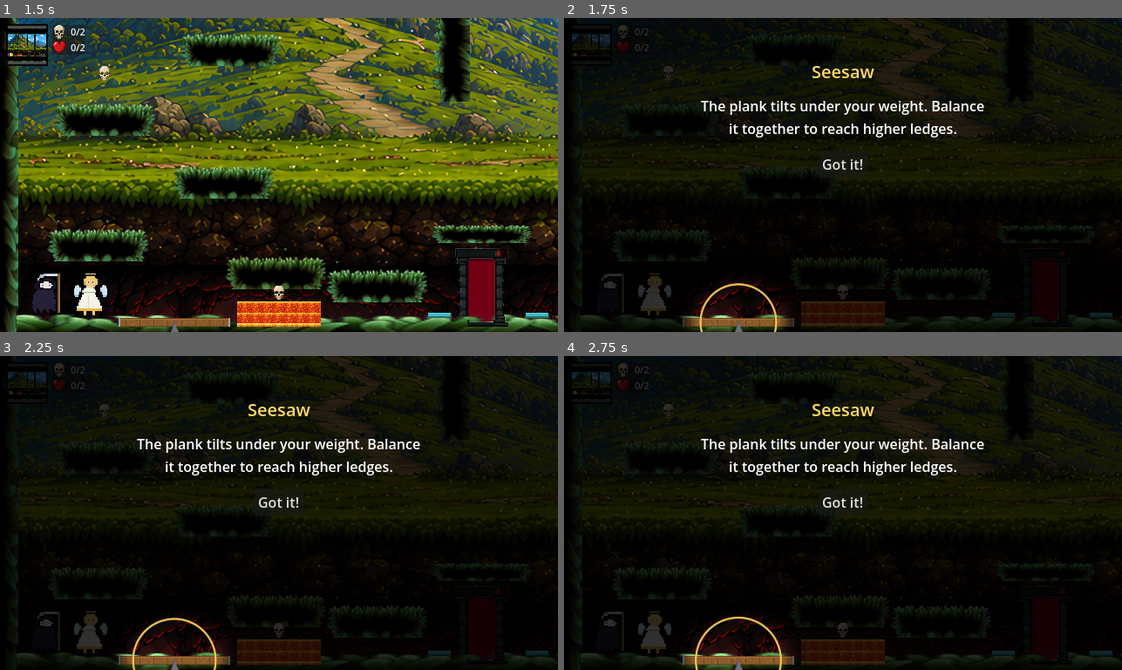
Above: before the commit, frames 1-4 (two rows, left to right).
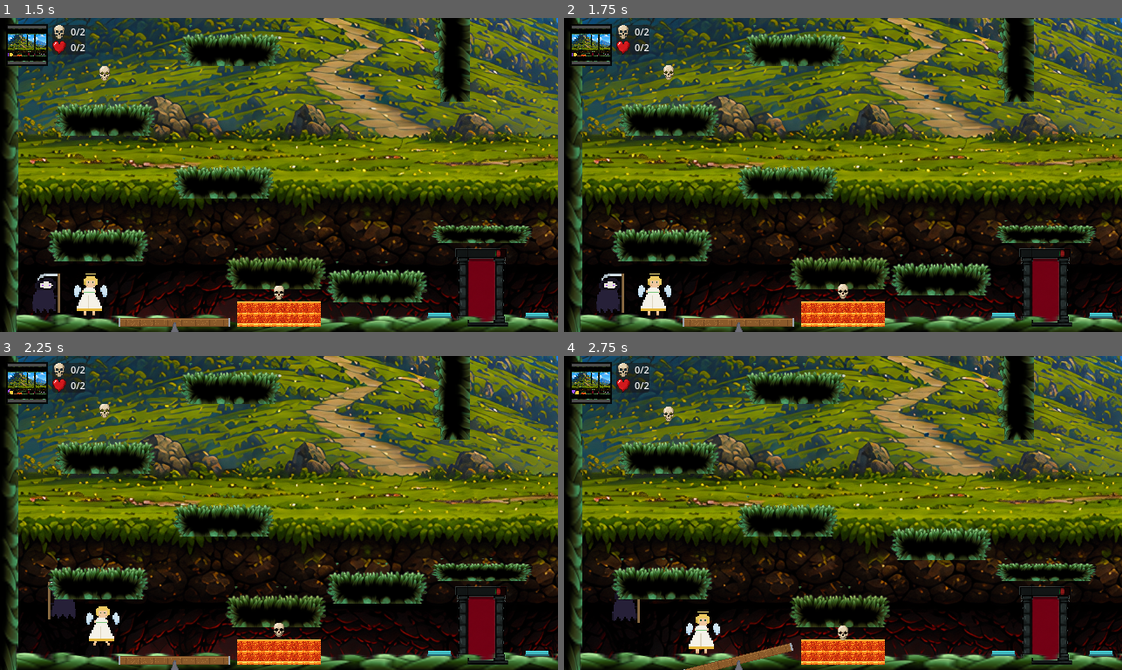
Above: after the commit, the same moments.

Repository: mionsek/life-death
Game: Godot game, scene res://scenes/ui/MainMenu.tscn
The game is run twice, just before and just after one commit, with the same random seed, the same clock (stepped at 60 frames per second) and the same inputs.
Inputs (mouse positions are in pixels of both pictures, inside the frame that each line leads up to):
- Up to frame 1 (1.5 s): click "Start Game" at 0.5 s; click "1" at 1.25 s
- Up to frame 2 (1.75 s): no input
- Up to frame 3 (2.25 s): tap Enter (ui_accept) at 2 s; move the mouse to (401, 497) at 2.02 s; hold Right (ui_right) from 2.03 s (still down); hold Shift from 2.03 s (still down); click (401, 497) at 2.17 s
- Up to frame 4 (2.75 s): keep holding Right (ui_right); keep holding Shift; tap Enter (ui_accept) at 2.27, 2.57 s

Frame 1 is identical in both runs. In frame 2, 68% of the frame differs, in the area x 0-100%, y 0-100%; in frame 3, 68%; in frame 4, 69%.

Commit message:
chore: disable obstacle tutorials for playtesting (023)
The live tutorial popups get in the way while testing, so TutorialManager
ships with enabled=false for now (TODO to flip back before public release).
Tutorial tests enable it in setup so the mechanism stays covered. Tests: 133.

Co-Authored-By: Claude Fable 5 <noreply@anthropic.com>

Diff:
--- a/game/scripts/systems/tutorial_manager.gd
+++ b/game/scripts/systems/tutorial_manager.gd
@@ -16,8 +16,10 @@
 # besides it being on screen — walking past matters, not seeing from afar.
 const PROXIMITY_RADIUS: float = 130.0
 
-# Toggle for tests / speedruns; popups are skipped entirely when false.
-var enabled: bool = true
+# Master toggle; popups are skipped entirely when false.
+# TEMP: disabled during playtesting because the popups get in the way.
+# TODO: set back to true before the public release (see memory note).
+var enabled: bool = false
 
 var _seen: Dictionary = {}
 # Pending {type, node} entries for the currently tracked level.
--- a/game/tests/unit/test_tutorial_manager.gd
+++ b/game/tests/unit/test_tutorial_manager.gd
@@ -3,16 +3,21 @@
 # TutorialManager: obstacle classification and the seen-once bookkeeping.
 
 var _saved_seen: Dictionary
+var _saved_enabled: bool
 
 
 func before_each() -> void:
 	_saved_seen = TutorialManager._seen.duplicate()
+	# The manager ships disabled for playtesting; exercise the real logic here.
+	_saved_enabled = TutorialManager.enabled
+	TutorialManager.enabled = true
 	TutorialManager.reset_seen()
 
 
 func after_each() -> void:
 	TutorialManager._seen = _saved_seen
 	TutorialManager._save_seen()
+	TutorialManager.enabled = _saved_enabled
 	TutorialManager._pending.clear()
 	TutorialManager._camera = null
 	TutorialManager._heroes.clear()
